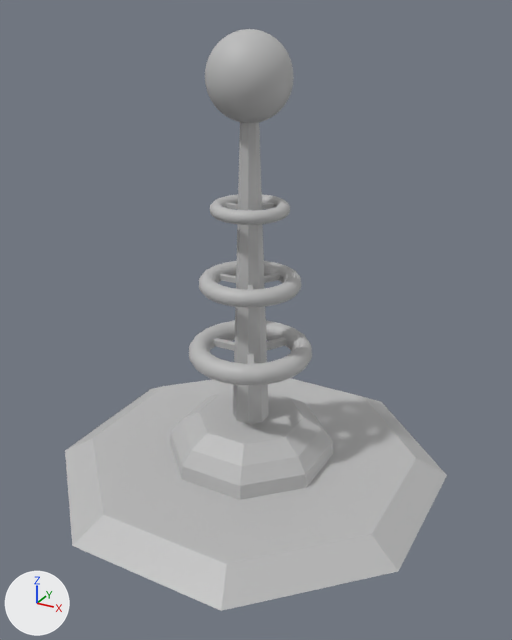
Renders of the FBX model Assets/Traps/tesla coil.fbx from each side of a commit.
The view is the same before and after, from a 50 mm lens placed at (1.51, -2.7, 2.16), pointed at (0.07, -0.06, 0.85). Every picture has the same lights, and +X, +Y and +Z are marked at lower left. Where no turn or scale is listed for an object, it has been applied to the vertices.
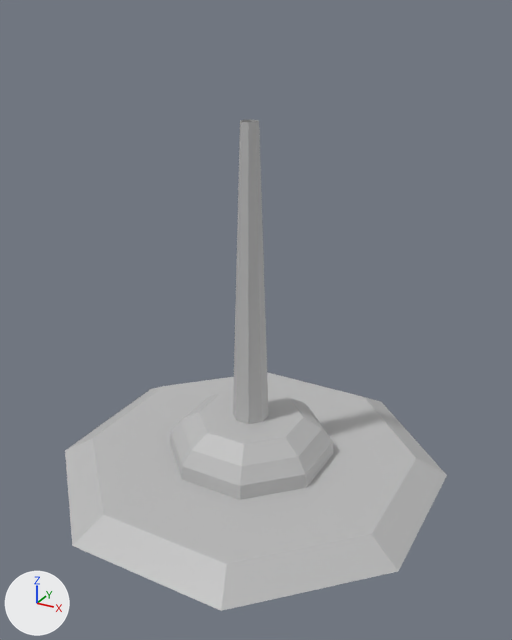
The newer file is also turned or shifted as a whole; pictures and numbers use the older file's frame.

Patch to the scene script:
```diff
--- a/Assets/Traps/tesla coil.fbx.py
+++ b/Assets/Traps/tesla coil.fbx.py
@@ ob_ptorus2 @@
-ob_ptorus2 = bpy.data.objects.new('pTorus2', me_mesh_003)
-ob_ptorus2.location = (0.0, 0.0, 1.0)
@@ ob_ptorus3 @@
-ob_ptorus3 = bpy.data.objects.new('pTorus3', me_mesh_004)
-ob_ptorus3.location = (0.0, 0.0, 0.65)
@@ ob_psphere1 @@
-ob_psphere1 = bpy.data.objects.new('pSphere1', me_mesh_001)
-ob_psphere1.location = (0.0, 0.0, 1.905)
@@ ob_ptorus1 @@
-ob_ptorus1 = bpy.data.objects.new('pTorus1', me_mesh_002)
-ob_ptorus1.location = (0.035, 0.06, 1.35)
```

Where the change shows, as pixel boxes (x1, y1, x2, y2) in the pictures (512 x 640 px):
'pSphere1', deleted
    before: (205, 29, 294, 123)
'pTorus3', deleted
    before: (189, 320, 312, 385)
'pTorus2', deleted
    before: (199, 261, 301, 308)
'pTorus1', deleted
    before: (210, 194, 290, 225)
